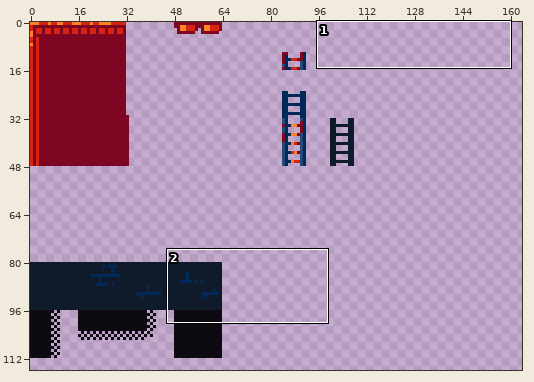
Two versions of one pixel-art file, res/atlas/world.aseprite. The picture above shows the old version from afar; the outline marks the close-up.
Close-up. As it was:
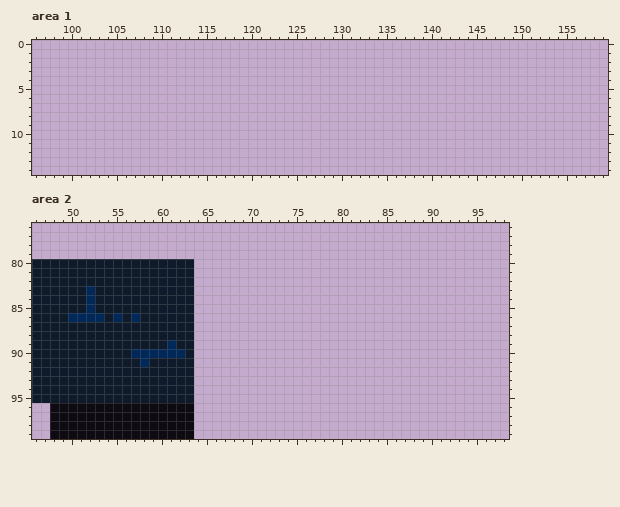
512x512 pixels, 1 frame. Shown: area 1: x 96..159, y 0..14; area 2: x 46..98, y 76..99. The wide view leaves out empty margins.
And afterwards:
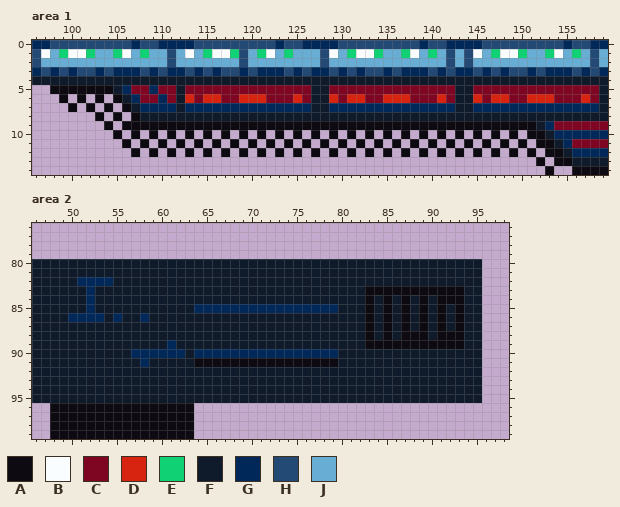
Palette (. is transparent): A #0e0a11  B #fafdff  C #7f0622  D #d62411  E #10d275  F #0f1b2a  G #002859  H #234975  J #68aed4
Diff:
Changed rows in their new state; - is an unchanged pixel.
Area 1:
first column x 96:
 0 GGHHHHHHHHHGHHGGGGHHHHHHHHHGHHGGGGHHHHHHHHHGHHGGGGHHHHHHHHHGHHGG
 1 HBJEBBEJJEBJEJJHJBJEBBEHJEBJEJJJHBJEBBEJJEBJEJHJHBJEBBEJJEBJEJHJ
 2 HJJJJJJJJJJJJJJHJJJJJJJHJJJJJJJJHJJJJJJJJJJJJJHJHJJJJJJJJJJJJJHJ
 3 GHGHGHHGHGGGHGHGGHGHGHHGHGGGHGHGGHGHGHHGHGGGHGHGGHGHGHHGHGGGHGHG
 4 FFFFFFFFFFFFFFFFFFFFFFFFFFFFFFFFFFFFFFFFFFFFFFFFFFFFFFFFFFFFFFFF
 5 --AAAAAAAFGCCGCCFCCCCCCCCCCCCCCFFCCCCCCCCCCCCCCFFCCCCCCCCCCCCCCF
 6 ---A-A-A-AFGCCGCFDCDDCCDDDCCCDCFFDCDDCCDDDCCCDCFFDCDDCCDDDCCCDCF
 7 ----A-A-A-AFGGGGFGGGGGGGGGGGGGGFFGGGGGGGGGGGGGGFFGGGGGGGGGGGGGGF
 8 -------A-A-AFFFFFFFFFFFFFFFFFFFFFFFFFFFFFFFFFFFFFFFFFFFFFFFFFFFF
 9 --------A-AAAAAAAAAAAAAAAAAAAAAAAAAAAAAAAAAAAAAAAAAAAAAAFGCCCCCC
10 ---------A-A-A-A-A-A-A-A-A-A-A-A-A-A-A-A-A-A-A-A-A-A-A-AAFGGGGGG
11 ----------A-A-A-A-A-A-A-A-A-A-A-A-A-A-A-A-A-A-A-A-A-A-A-AAFGCCCC
12 -----------A-A-A-A-A-A-A-A-A-A-A-A-A-A-A-A-A-A-A-A-A-A-A-AAFGGGG
13 --------------------------------------------------------A-AAFFFF
14 ---------------------------------------------------------A--AAAA
Area 2:
first column x 51:
 80 -------------FFFFFFFFFFFFFFFFFFFFFFFFFFFFFFFF
 81 -------------FFFFFFFFFFFFFFFFFFFFFFFFFFFFFFFF
 82 GGGG---------FFFFFFFFFFFFFFFFFFFFFFFFFFFFFFFF
 83 -------------FFFFFFFFFFFFFFFFFFFAAAAAAAAAAAFF
 84 -------------FFFFFFFFFFFFFFFFFFFAFAFAFAFAAAFF
 85 -------------GGGGGGGGGGGGGGGGFFFAFAFAFAFAFAFF
 86 ------FG-----FFFFFFFFFFFFFFFFFFFAFAFAFAFAFAFF
 87 -------------FFFFFFFFFFFFFFFFFFFAFAFAFAFAFAFF
 88 -------------FFFFFFFFFFFFFFFFFFFAFAFAAAFAAAFF
 89 -------------FFFFFFFFFFFFFFFFFFFAAAAAAAAAAAFF
 90 -------------GGGGGGGGGGGGGGGGFFFFFFFFFFFFFFFF
 91 -------------AAAAAAAAAAAAAAAAFFFFFFFFFFFFFFFF
 92 -------------FFFFFFFFFFFFFFFFFFFFFFFFFFFFFFFF
 93 -------------FFFFFFFFFFFFFFFFFFFFFFFFFFFFFFFF
 94 -------------FFFFFFFFFFFFFFFFFFFFFFFFFFFFFFFF
 95 -------------FFFFFFFFFFFFFFFFFFFFFFFFFFFFFFFF
Pixel boxes of the changes (left, top, right, bottom) in both close-ups:
added: (32, 40, 608, 175)
added: (194, 259, 482, 403)
changed: (77, 277, 149, 322)
